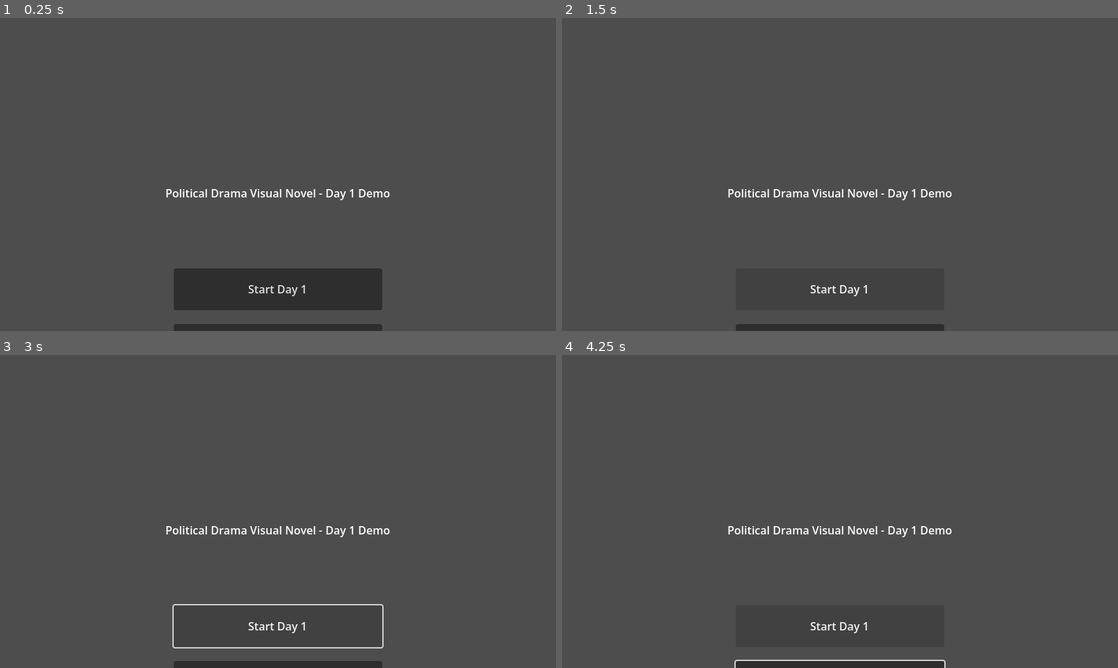
Above: before the commit, frames 1-4 (two rows, left to right).
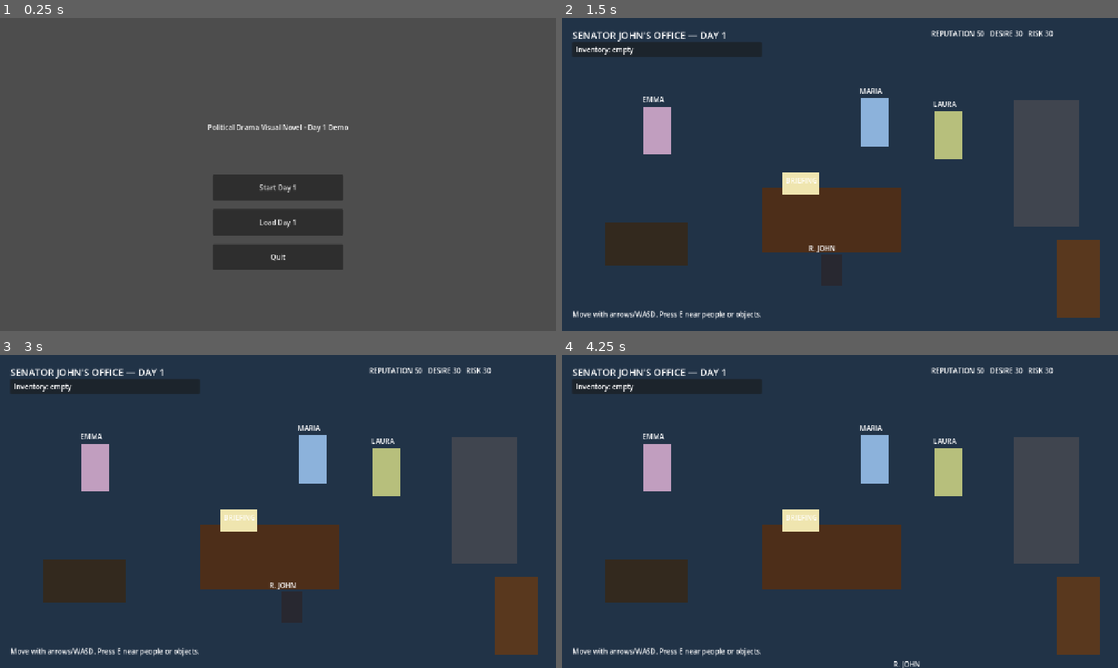
Above: after the commit, the same moments.

Repository: xabiervc/r-john
Game: Godot game, scene res://scenes/main_menu.tscn
Same seed, same stepped clock (60 frames per second), same inputs: the game is played once before the commit and once after it.
Inputs (mouse positions are in pixels of both pictures, inside the frame that each line leads up to):
- Up to frame 1 (0.25 s): no input
- Up to frame 2 (1.5 s): click (840, 221) at 0.5 s, where only the run after the commit has a clickable "Load Day 1"; click "Start Day 1" at 1.25 s
- Up to frame 3 (3 s): click (278, 627) at 2 s, where only the run before the commit has a clickable "Start Day 1"; tap E at 2.75 s; hold Right (ui_right) from 2.78 s (still down); tap Shift (ui_accept, bound only before the commit) at 2.85 s
- Up to frame 4 (4.25 s): tap Enter (ui_accept, bound only after the commit) at 3.02, 3.05, 3.32, 3.6, 3.77, 4.07 s; tap E at 3.5 s; release Right (ui_right) at 3.53 s; hold Down (ui_down) from 3.53 s (still down); tap Shift (ui_accept, bound only before the commit) at 3.8 s

The runs differ from the first frame. In frame 1, 12% of the frame differs, in the area x 29-71%, y 34-100%; in frame 2, 95%; in frame 3, 95%, in the area x 0-100%, y 0-100%; in frame 4, 95%.
Error before the commit: Attempt to call function 'reset_day' in base 'null instance' on a null instance. (res://scripts/main_menu.gd:9)

Commit message:
Add playable office and debate scenes for Day 1 graphic-adventure demo

Diff:
--- a/project.godot
+++ b/project.godot
@@ -1,39 +1,27 @@
-; Engine configuration file.
-; It's best edited using the editor UI and not directly,
-; since the parameters that go here are not all obvious.
-;
-; Formats:
-;   # FIELD_NAME
-;   TYPE:DEFAULT_VALUE
-
+; R-John: Public Servant — Godot 4.7.2 Day 1 vertical slice
 config_version=5
 
 [application]
-
 config/name="R-John: Public Servant"
-config/description="Political Drama Visual Novel - Day 1 Vertical Slice"
+config/description="Political graphic-adventure vertical slice"
 run/main_scene="res://scenes/main_menu.tscn"
-config_features=PackedStringArray("4.7", "Forward Plus")
+config/features=PackedStringArray("4.7", "Forward Plus")
 config/icon="res://icon.svg"
 
+[autoload]
+Day1State="*res://scripts/day1_state.gd"
+
 [display]
-
 window/size/viewport_width=1280
 window/size/viewport_height=720
-window/stretch/mode="canvas"
+window/stretch/mode="canvas_items"
 
 [input]
-
-ui_accept={
+interact={
 "deadzone": 0.5,
-"events": [Object(InputEventKey,"resource_local_to_scene":false,"resource_name":"","device":-1,"window_id":0,"alt_pressed":false,"shift_pressed":false,"ctrl_pressed":false,"meta_pressed":false,"pressed":false,"keycode":0,"physical_keycode":4194325,"key_label":0,"unicode":0,"echo":false,"script":null)]
+"events": [Object(InputEventKey,"physical_keycode":69,"unicode":101)]
 }
 
-[layer_names]
-
-2d_physics/layer_1="UI"
-2d_physics/layer_2="Characters"
-
 [rendering]
-
-renderer/rendering_method="forward_plus"
+renderer/rendering_method="gl_compatibility"
+renderer/rendering_method.mobile="gl_compatibility"
--- /dev/null
+++ b/scenes/day1_debate.tscn
@@ -0,0 +1,63 @@
+[gd_scene load_steps=2 format=3]
+
+[ext_resource type="Script" path="res://scripts/day1_debate.gd" id="1_debate"]
+
+[node name="Day1Debate" type="Node2D"]
+script = ExtResource("1_debate")
+
+[node name="Background" type="ColorRect" parent="."]
+offset_right = 1280.0
+offset_bottom = 720.0
+color = Color(0.12, 0.1, 0.18, 1)
+mouse_filter = 2
+
+[node name="Stage" type="ColorRect" parent="."]
+position = Vector2(100, 90)
+size = Vector2(1080, 310)
+color = Color(0.25, 0.18, 0.3, 1)
+mouse_filter = 2
+
+[node name="Reginald" type="Label" parent="."]
+position = Vector2(270, 245)
+text = "R. JOHN\n[PLAYER]"
+horizontal_alignment = 1
+theme_override_font_sizes/font_size = 24
+
+[node name="Rival" type="Label" parent="."]
+position = Vector2(810, 245)
+text = "CANDIDATE HAWTHORNE\n[RIVAL]"
+horizontal_alignment = 1
+theme_override_font_sizes/font_size = 24
+
+[node name="Moderator" type="Label" parent="."]
+position = Vector2(510, 135)
+text = "MODERATOR"
+horizontal_alignment = 1
+theme_override_font_sizes/font_size = 20
+
+[node name="CanvasLayer" type="CanvasLayer" parent="."]
+
+[node name="StatusLabel" type="Label" parent="CanvasLayer"]
+offset_left = 30.0
+offset_top = 25.0
+offset_right = 1240.0
+offset_bottom = 55.0
+text = "LIVE DEBATE — Your preparation and relationships shape available answers."
+
+[node name="DebatePanel" type="Panel" parent="CanvasLayer"]
+offset_left = 80.0
+offset_top = 430.0
+offset_right = 1200.0
+offset_bottom = 670.0
+
+[node name="Text" type="RichTextLabel" parent="CanvasLayer/DebatePanel"]
+offset_left = 20.0
+offset_top = 20.0
+offset_right = 1080.0
+offset_bottom = 100.0
+
+[node name="Choices" type="VBoxContainer" parent="CanvasLayer/DebatePanel"]
+offset_left = 20.0
+offset_top = 112.0
+offset_right = 1080.0
+offset_bottom = 225.0
--- /dev/null
+++ b/scenes/day1_office.tscn
@@ -0,0 +1,222 @@
+[gd_scene load_steps=7 format=3]
+
+[ext_resource type="Script" path="res://scripts/day1_office.gd" id="1_office"]
+[ext_resource type="Script" path="res://scripts/player_controller.gd" id="2_player"]
+[ext_resource type="Script" path="res://scripts/interaction_system.gd" id="3_interaction"]
+[ext_resource type="Script" path="res://scripts/inventory_system.gd" id="4_inventory"]
+[ext_resource type="Script" path="res://scripts/dialogue_adapter.gd" id="5_dialogue"]
+
+[sub_resource type="RectangleShape2D" id="PlayerShape"]
+size = Vector2(48, 72)
+
+[sub_resource type="RectangleShape2D" id="InteractShape"]
+size = Vector2(110, 100)
+
+[node name="Day1Office" type="Node2D"]
+script = ExtResource("1_office")
+
+[node name="Background" type="ColorRect" parent="."]
+offset_right = 1280.0
+offset_bottom = 720.0
+color = Color(0.13, 0.2, 0.28, 1)
+mouse_filter = 2
+
+[node name="OfficeTitle" type="Label" parent="."]
+position = Vector2(24, 24)
+text = "SENATOR JOHN'S OFFICE — DAY 1"
+theme_override_font_sizes/font_size = 22
+
+[node name="Desk" type="ColorRect" parent="."]
+position = Vector2(460, 390)
+size = Vector2(320, 150)
+color = Color(0.3, 0.18, 0.1, 1)
+mouse_filter = 2
+
+[node name="ArchiveCabinet" type="ColorRect" parent="."]
+position = Vector2(1040, 190)
+size = Vector2(150, 290)
+color = Color(0.25, 0.27, 0.31, 1)
+mouse_filter = 2
+
+[node name="PhoneDesk" type="ColorRect" parent="."]
+position = Vector2(100, 470)
+size = Vector2(190, 100)
+color = Color(0.2, 0.16, 0.12, 1)
+mouse_filter = 2
+
+[node name="ExitDoor" type="ColorRect" parent="."]
+position = Vector2(1140, 510)
+size = Vector2(100, 180)
+color = Color(0.35, 0.22, 0.12, 1)
+mouse_filter = 2
+
+[node name="ReginaldJohn" type="CharacterBody2D" parent="."]
+position = Vector2(620, 580)
+script = ExtResource("2_player")
+
+[node name="Body" type="Polygon2D" parent="ReginaldJohn"]
+polygon = PackedVector2Array(-24, 36, 24, 36, 24, -36, -24, -36)
+color = Color(0.16, 0.16, 0.19, 1)
+
+[node name="Name" type="Label" parent="ReginaldJohn"]
+position = Vector2(-52, -62)
+text = "R. JOHN"
+
+[node name="CollisionShape2D" type="CollisionShape2D" parent="ReginaldJohn"]
+shape = SubResource("PlayerShape")
+
+[node name="Emma" type="Area2D" parent="." groups=["interactable"]]
+position = Vector2(220, 260)
+script = ExtResource("3_interaction")
+interaction_id = "emma"
+prompt_text = "Talk to Emma [E]"
+
+[node name="Body" type="Polygon2D" parent="Emma"]
+polygon = PackedVector2Array(-32, 55, 32, 55, 32, -55, -32, -55)
+color = Color(0.76, 0.62, 0.75, 1)
+
+[node name="Name" type="Label" parent="Emma"]
+position = Vector2(-35, -84)
+text = "EMMA"
+
+[node name="CollisionShape2D" type="CollisionShape2D" parent="Emma"]
+shape = SubResource("InteractShape")
+
+[node name="Laura" type="Area2D" parent="." groups=["interactable"]]
+position = Vector2(890, 270)
+script = ExtResource("3_interaction")
+interaction_id = "laura"
+prompt_text = "Talk to Laura [E]"
+
+[node name="Body" type="Polygon2D" parent="Laura"]
+polygon = PackedVector2Array(-32, 55, 32, 55, 32, -55, -32, -55)
+color = Color(0.72, 0.75, 0.49, 1)
+
+[node name="Name" type="Label" parent="Laura"]
+position = Vector2(-35, -84)
+text = "LAURA"
+
+[node name="CollisionShape2D" type="CollisionShape2D" parent="Laura"]
+shape = SubResource("InteractShape")
+
+[node name="Maria" type="Area2D" parent="." groups=["interactable"]]
+position = Vector2(720, 240)
+script = ExtResource("3_interaction")
+interaction_id = "maria"
+prompt_text = "Talk to Maria [E]"
+
+[node name="Body" type="Polygon2D" parent="Maria"]
+polygon = PackedVector2Array(-32, 55, 32, 55, 32, -55, -32, -55)
+color = Color(0.55, 0.7, 0.86, 1)
+
+[node name="Name" type="Label" parent="Maria"]
+position = Vector2(-35, -84)
+text = "MARIA"
+
+[node name="CollisionShape2D" type="CollisionShape2D" parent="Maria"]
+shape = SubResource("InteractShape")
+
+[node name="Briefing" type="Area2D" parent="." groups=["interactable"]]
+position = Vector2(550, 380)
+script = ExtResource("3_interaction")
+interaction_id = "briefing"
+one_shot = true
+
+[node name="Body" type="Polygon2D" parent="Briefing"]
+polygon = PackedVector2Array(-42, 26, 42, 26, 42, -26, -42, -26)
+color = Color(0.94, 0.9, 0.69, 1)
+
+[node name="Name" type="Label" parent="Briefing"]
+position = Vector2(-35, -18)
+text = "BRIEFING"
+
+[node name="CollisionShape2D" type="CollisionShape2D" parent="Briefing"]
+shape = SubResource("InteractShape")
+
+[node name="Archive" type="Area2D" parent="." groups=["interactable"]]
+position = Vector2(1110, 350)
+script = ExtResource("3_interaction")
+interaction_id = "archive"
+one_shot = true
+
+[node name="CollisionShape2D" type="CollisionShape2D" parent="Archive"]
+shape = SubResource("InteractShape")
+
+[node name="Phone" type="Area2D" parent="." groups=["interactable"]]
+position = Vector2(190, 500)
+script = ExtResource("3_interaction")
+interaction_id = "phone"
+one_shot = true
+
+[node name="CollisionShape2D" type="CollisionShape2D" parent="Phone"]
+shape = SubResource("InteractShape")
+
+[node name="Door" type="Area2D" parent="." groups=["interactable"]]
+position = Vector2(1185, 590)
+script = ExtResource("3_interaction")
+interaction_id = "door"
+
+[node name="CollisionShape2D" type="CollisionShape2D" parent="Door"]
+shape = SubResource("InteractShape")
+
+[node name="CanvasLayer" type="CanvasLayer" parent="."]
+
+[node name="StatsLabel" type="Label" parent="CanvasLayer"]
+offset_left = 850.0
+offset_top = 24.0
+offset_right = 1250.0
+offset_bottom = 55.0
+text = "REPUTATION 50   DESIRE 30   RISK 30"
+
+[node name="StatusLabel" type="Label" parent="CanvasLayer"]
+offset_left = 24.0
+offset_top = 670.0
+offset_right = 1250.0
+offset_bottom = 708.0
+text = "Move with arrows/WASD. Press E near people or objects."
+
+[node name="Inventory" type="Panel" parent="CanvasLayer"]
+offset_left = 24.0
+offset_top = 55.0
+offset_right = 460.0
+offset_bottom = 90.0
+script = ExtResource("4_inventory")
+
+[node name="Label" type="Label" parent="CanvasLayer/Inventory"]
+offset_left = 8.0
+offset_top = 6.0
+offset_right = 425.0
+offset_bottom = 30.0
+text = "Inventory: empty"
+
+[node name="DialogueAdapter" type="Control" parent="CanvasLayer"]
+layout_mode = 3
+anchors_preset = 15
+anchor_right = 1.0
+anchor_bottom = 1.0
+script = ExtResource("5_dialogue")
+
+[node name="Panel" type="Panel" parent="CanvasLayer/DialogueAdapter"]
+offset_left = 80.0
+offset_top = 430.0
+offset_right = 1200.0
+offset_bottom = 650.0
+
+[node name="Speaker" type="Label" parent="CanvasLayer/DialogueAdapter/Panel"]
+offset_left = 20.0
+offset_top = 16.0
+offset_right = 250.0
+offset_bottom = 44.0
+text = "Speaker"
+
+[node name="Text" type="RichTextLabel" parent="CanvasLayer/DialogueAdapter/Panel"]
+offset_left = 20.0
+offset_top = 48.0
+offset_right = 1080.0
+offset_bottom = 112.0
+
+[node name="Choices" type="VBoxContainer" parent="CanvasLayer/DialogueAdapter/Panel"]
+offset_left = 20.0
+offset_top = 120.0
+offset_right = 1080.0
+offset_bottom = 208.0
--- a/scenes/day1_summary.tscn
+++ b/scenes/day1_summary.tscn
@@ -14,51 +14,54 @@
 anchors_preset = 15
 anchor_right = 1.0
 anchor_bottom = 1.0
-color = 0x262633ff
+color = Color(0.1, 0.12, 0.18, 1)
 
 [node name="Title" type="Label" parent="."]
-layout_mode = 1
-anchors_preset = 5
-anchor_left = 0.5
-anchor_right = 0.5
-offset_left = -300.0
-offset_top = 60.0
-offset_right = 300.0
-offset_bottom = 120.0
-text = "Day 1 Complete"
+offset_left = 340.0
+offset_top = 70.0
+offset_right = 940.0
+offset_bottom = 130.0
+text = "DAY 1 COMPLETE"
 horizontal_alignment = 1
+theme_override_font_sizes/font_size = 32
 
 [node name="StatsContainer" type="VBoxContainer" parent="."]
-layout_mode = 0
-offset_left = 440.0
-offset_top = 160.0
-offset_right = 840.0
-offset_bottom = 360.0
+offset_left = 390.0
+offset_top = 185.0
+offset_right = 890.0
+offset_bottom = 400.0
 
 [node name="ReputationLabel" type="Label" parent="StatsContainer"]
-layout_mode = 2
 text = "Reputation: --"
+theme_override_font_sizes/font_size = 22
 
 [node name="LustLabel" type="Label" parent="StatsContainer"]
-layout_mode = 2
-text = "Lust: --"
+text = "Desire: --"
+theme_override_font_sizes/font_size = 22
 
 [node name="RiskLabel" type="Label" parent="StatsContainer"]
-layout_mode = 2
 text = "Risk: --"
+theme_override_font_sizes/font_size = 22
 
 [node name="FlagsLabel" type="Label" parent="StatsContainer"]
-layout_mode = 2
-offset_top = 40.0
-text = "Flags: --"
+text = "Choices recorded: --"
+theme_override_font_sizes/font_size = 22
+
+[node name="InventoryLabel" type="Label" parent="StatsContainer"]
+text = "Evidence/items: --"
+autowrap_mode = 2
+theme_override_font_sizes/font_size = 18
 
 [node name="ContinueButton" type="Button" parent="."]
-layout_mode = 1
-anchors_preset = 5
-anchor_left = 0.5
-anchor_right = 0.5
-offset_left = -150.0
-offset_top = 420.0
-offset_right = 150.0
-offset_bottom = 480.0
-text = "Continue to Day 2 (WIP)"
+offset_left = 470.0
+offset_top = 470.0
+offset_right = 810.0
+offset_bottom = 530.0
+text = "Day 2 — Coming Soon"
+
+[node name="RestartButton" type="Button" parent="."]
+offset_left = 470.0
+offset_top = 550.0
+offset_right = 810.0
+offset_bottom = 610.0
+text = "Restart Day 1"
Not shown, changed: GODOT_DEMO_README.md
